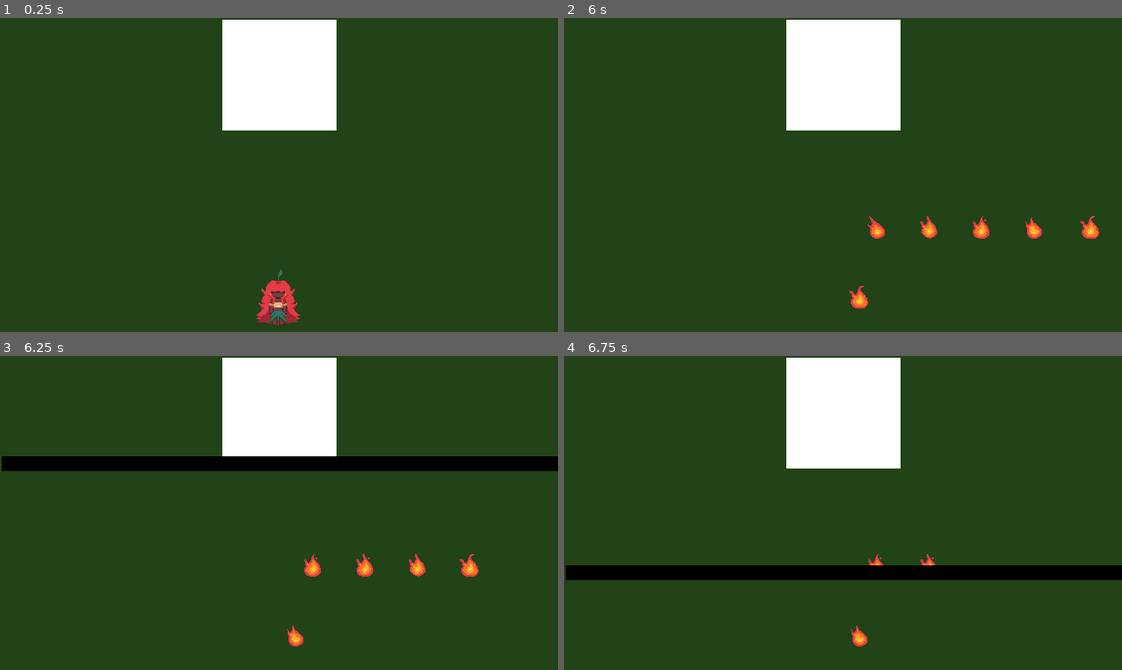
Above: before the commit, frames 1-4 (two rows, left to right).
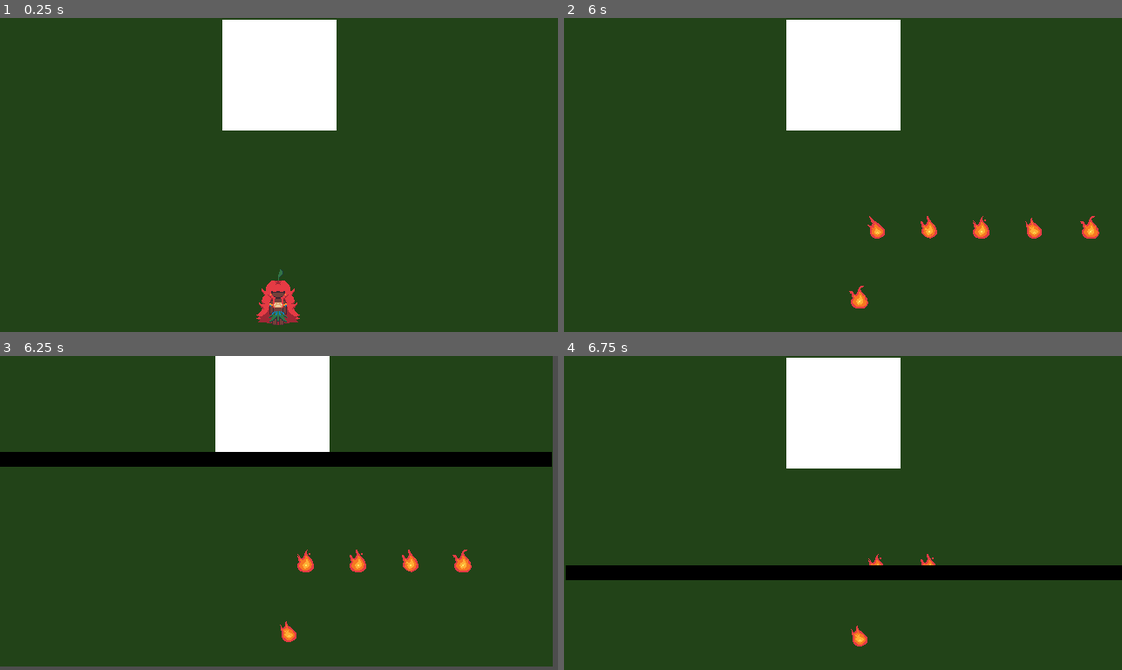
Above: after the commit, the same moments.

Repository: SamuelMTL/AmazonProject
Game: Godot game, scene res://Scenes/Dungeons/MataDaTerraFirme/BossRoom.tscn
Two runs of this game, one before a commit and one after it. Both use one fixed random seed, a clock stepped at 60 frames per second and the inputs below. This scene is started directly instead of the project's main scene. Sound files missing from this copy of the repository are replaced by a short silence.
Inputs (mouse positions are in pixels of both pictures, inside the frame that each line leads up to):
- Up to frame 1 (0.25 s): no input
- Up to frame 2 (6 s): move the mouse to (965, 159) at 0.52 s; hold Right (ui_right) 0.53-1.28 s; click (965, 159) at 0.6 s; move the mouse to (731, 190) at 1.27 s; hold Down (ui_down) 1.28-2.03 s; tap R (BoitataPower) at 1.35 s; click (731, 190) at 1.55 s; tap Enter at 2, 3.5 s; move the mouse to (898, 105) at 2.02 s; hold Right (ui_right) 2.03-2.78 s; tap Q (CurupiraPower) at 2.1 s; click (898, 105) at 2.3 s; tap Space (dash) at 2.75, 5.1 s; move the mouse to (815, 237) at 2.77 s; hold Up (ui_up) 2.78-3.53 s; tap H (Habilidades) at 2.85 s; click (815, 237) at 3.05 s; move the mouse to (1010, 222) at 3.52 s; hold Left (ui_left) 3.53-5.03 s; tap E (IaraPower) at 3.6 s; click (1010, 222) at 3.8 s; move the mouse to (675, 127) at 4.27 s; click (675, 127) at 4.35 s; move the mouse to (870, 175) at 5.02 s; hold Down (ui_down) 5.03-5.78 s; click (870, 175) at 5.3 s; move the mouse to (759, 96) at 5.77 s; hold Right (ui_right) from 5.78 s (still down); tap 3 (equip_boleadeira) at 5.85 s
- Up to frame 3 (6.25 s): keep holding Right (ui_right); click (195, 434) at 6.05 s
- Up to frame 4 (6.75 s): move the mouse to (965, 497) at 6.52 s; release Right (ui_right) at 6.53 s; hold Up (ui_up) from 6.53 s (still down); tap 2 (equip_lanca) at 6.6 s

Frames 1-2 are identical in both runs. In frame 3, 6.7% of the frame differs, in the area x 0-100%, y 0-100%; in frame 4, nothing differs.

Commit message:
tremor da camera adicionado

Diff:
--- a/amazonproject/Components/BossComponent/boss_component.gd
+++ b/amazonproject/Components/BossComponent/boss_component.gd
@@ -57,6 +57,10 @@
 
 func use_sound_attack():
 	var attack = sound_attack_component.instantiate()
-
 	get_tree().current_scene.add_child(attack)
 	attack.position = position
+
+	# tremer câmera
+	var camera = get_tree().get_first_node_in_group("Cameras") # adicione a câmera ao grupo "Camera"
+	if camera:
+		camera.shake(8.0, 0.4) # força, duração
--- a/amazonproject/Scenes/Dungeons/MataDaTerraFirme/BossRoom.tscn
+++ b/amazonproject/Scenes/Dungeons/MataDaTerraFirme/BossRoom.tscn
@@ -1,14 +1,16 @@
-[gd_scene load_steps=4 format=3 uid="uid://dmrg8ca1oxk27"]
+[gd_scene load_steps=5 format=3 uid="uid://dmrg8ca1oxk27"]
 
 [ext_resource type="Script" path="res://Scenes/Dungeons/MataDaTerraFirme/boss_room.gd" id="1_5phhs"]
+[ext_resource type="Script" path="res://Scenes/Dungeons/MataDaTerraFirme/camera_2d.gd" id="2_mofn3"]
 [ext_resource type="PackedScene" uid="uid://dcnpjpoqff5ms" path="res://Components/PlayerComponent/Jogador.tscn" id="2_vafl1"]
 [ext_resource type="PackedScene" uid="uid://uainjgnhg6ty" path="res://Components/BossComponent/BossComponent.tscn" id="3_yb44t"]
 
 [node name="BossRoom" type="Node2D"]
 script = ExtResource("1_5phhs")
 
-[node name="Camera2D" type="Camera2D" parent="."]
+[node name="Camera2D" type="Camera2D" parent="." groups=["Cameras"]]
 position = Vector2(320, 180)
+script = ExtResource("2_mofn3")
 
 [node name="Jogador" parent="." instance=ExtResource("2_vafl1")]
 z_index = 2
--- /dev/null
+++ b/amazonproject/Scenes/Dungeons/MataDaTerraFirme/camera_2d.gd
@@ -0,0 +1,18 @@
+extends Camera2D
+
+var shake_strength: float = 0.0
+var shake_time: float = 0.0
+
+func shake(strength: float, duration: float) -> void:
+	shake_strength = strength
+	shake_time = duration
+
+func _process(delta: float) -> void:
+	if shake_time > 0:
+		shake_time -= delta
+		offset = Vector2(
+			randf_range(-shake_strength, shake_strength),
+			randf_range(-shake_strength, shake_strength)
+		)
+	else:
+		offset = Vector2.ZERO
